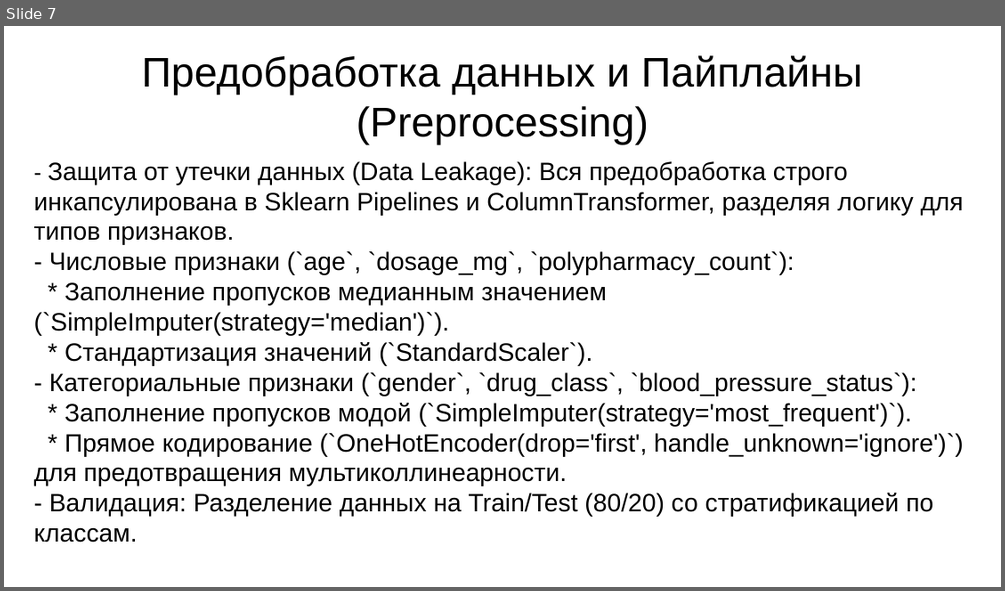
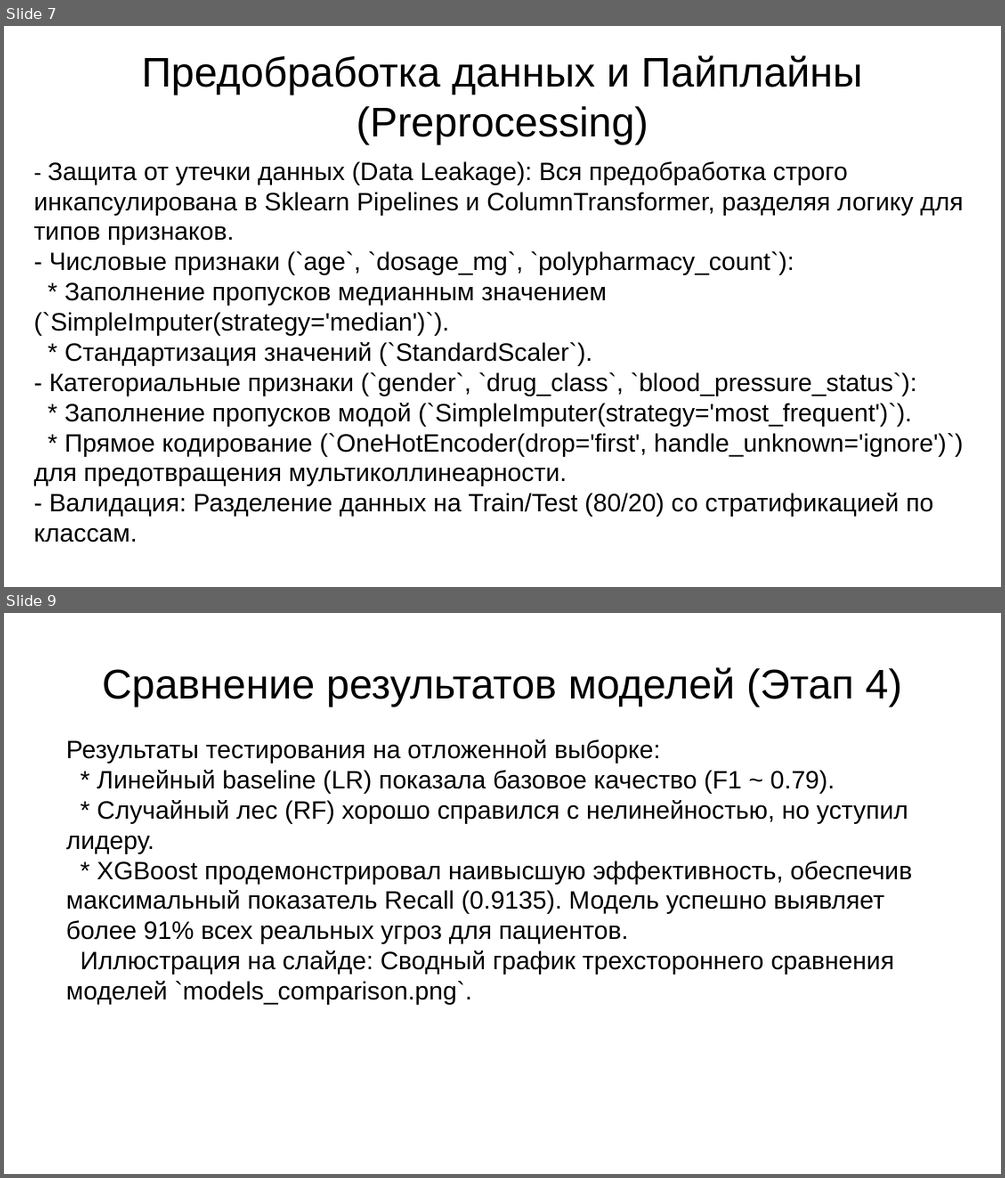
Before and after one commit to HakLuck/my-first-project, a slide deck: Презентация к проекту по DS.pptx. Shown one above the other, each under a label of ours: slide 7 before the commit, slides 7 and 9 after it; the slides between them are not shown. The pictures are 1005x591 and 1005x1178 pixels, drawn with LibreOffice and Linux fonts; fonts in the diff are those of the drawing; background and template pictures are left out. Boxes give left, top, right and bottom in pixels: in the first picture for what was removed or moved away, otherwise in the second. Text is boxed around its words. In the diff, an @@ line names an element or a change of style, - is before the commit and + after.

```diff
--- a/Презентация к проекту по DS.pptx
+++ b/Презентация к проекту по DS.pptx
@@ slide 9 added at <box>4,613,1001,1174</box>, background picture (left out) @@
@@ title added at <box>102,667,902,706</box>, 33 pt, text #000000 @@
+Сравнение результатов моделей (Этап 4)
@@ text added at <box>66,739,912,1005</box>, 20 pt, text #000000 @@
+Результаты тестирования на отложенной выборке:
+* Линейный baseline (LR) показала базовое качество (F1 ~ 0.79).
+* Случайный лес (RF) хорошо справился с нелинейностью, но уступил лидеру.
+* XGBoost продемонстрировал наивысшую эффективность, обеспечив максимальный показатель Recall (0.9135). Модель успешно выявляет более 91% всех реальных угроз для пациентов.
+Иллюстрация на слайде: Сводный график трехстороннего сравнения моделей `models_comparison.png`.
```
Also in this commit, not shown: 4 slides changed, 2 other slides added, 4 slides removed, 1 other file.
